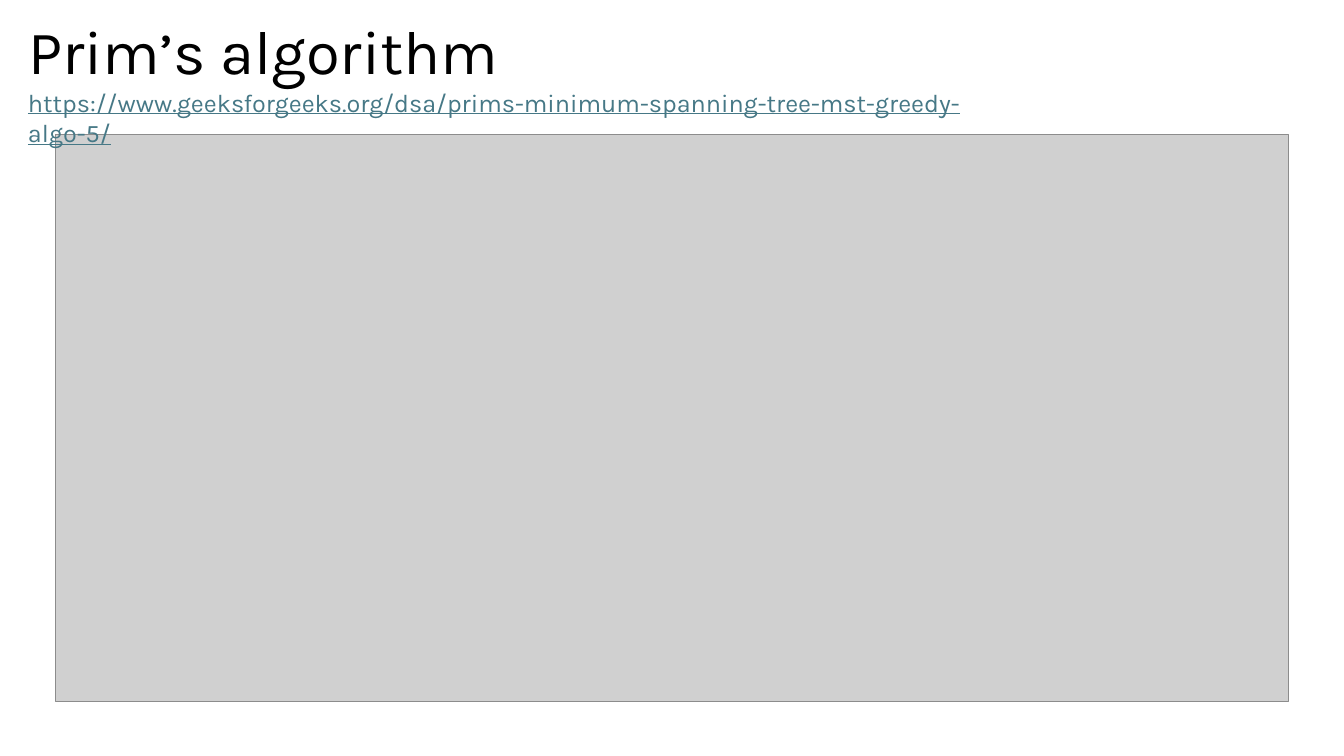
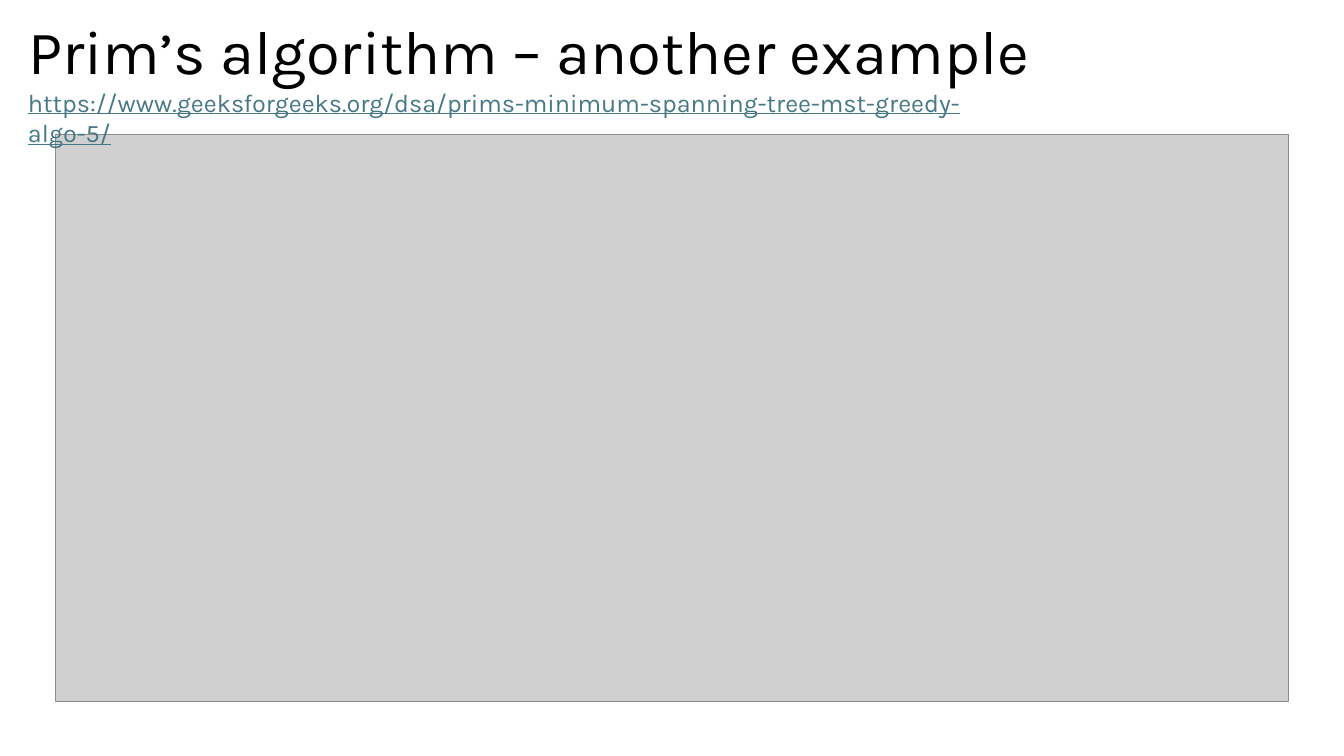
Before and after one commit to RobertNagy299/dsa-i-teaching, a slide deck: slide 19 of MyOwnPresentations/pptx/Min_Span_Tree_Shortest_Path_X.pptx (slide 18 before the commit). Drawn at 1344x756 pixels with LibreOffice and Linux fonts; fonts in the diff are those of the drawing; grey boxes stand for pictures. Boxes give left, top, right and bottom in pixels: in the first picture for what was removed or moved away, otherwise in the second. Text is boxed around its words. In the diff, an @@ line names an element or a change of style, - is before the commit and + after.

```diff
--- a/MyOwnPresentations/pptx/Min_Span_Tree_Shortest_Path_X.pptx
+++ b/MyOwnPresentations/pptx/Min_Span_Tree_Shortest_Path_X.pptx
@@ title at (x1=28, y1=31, x2=1029, y2=89): text changed @@
-Prim’s algorithm
+Prim’s algorithm – another example
```
Also in this commit, not shown: 4 other slides changed, 1 slide added, 3 slides removed, 19 other files.
